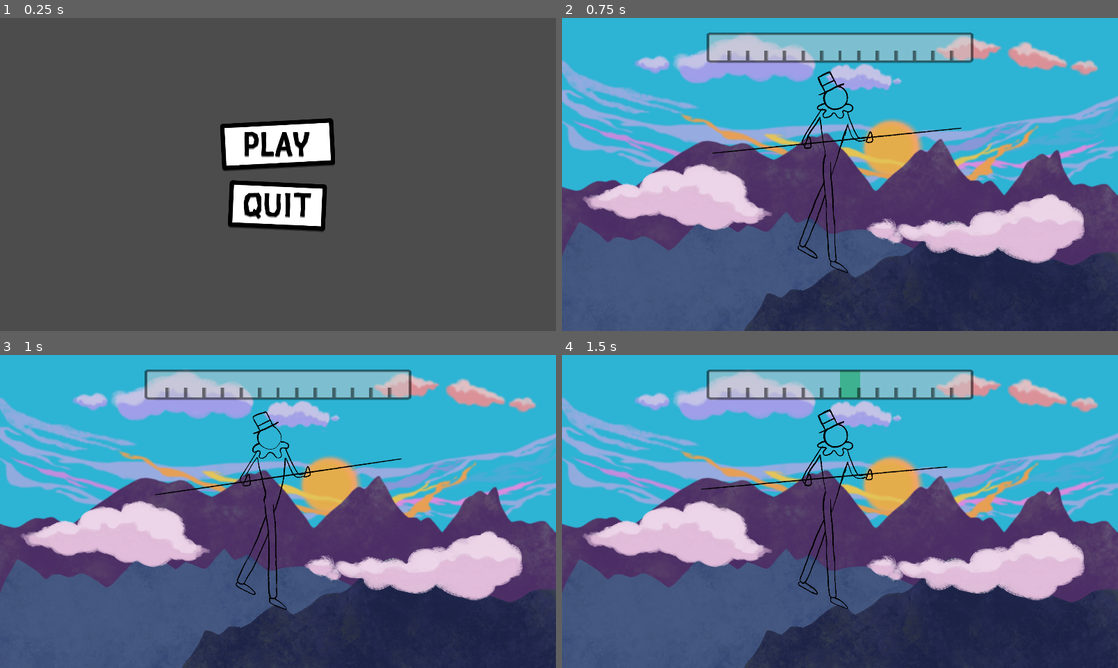
Above: before the commit, frames 1-4 (two rows, left to right).
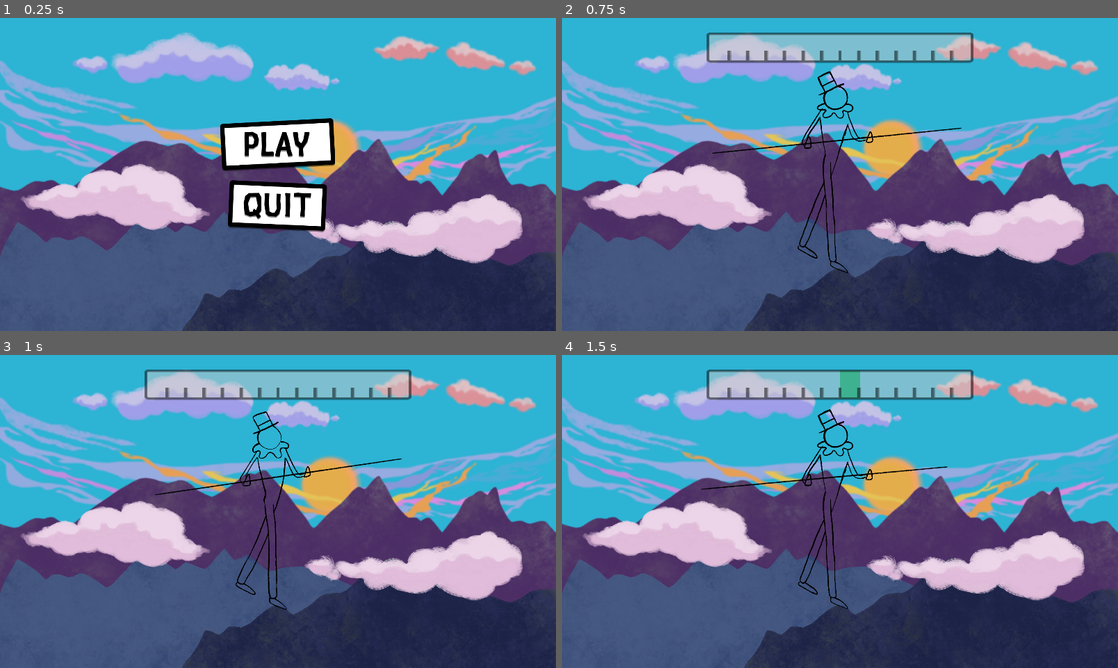
Above: after the commit, the same moments.

Repository: Merliin42/ludum-dare-49
Game: Godot game, scene res://Scenes/Menu.tscn
Same seed, same stepped clock (60 frames per second), same inputs: the game is played once before the commit and once after it. This scene is started directly instead of the project's main scene. The engine's default icon, where the game draws it, is replaced by a stand-in: a white triangle on a blue panel in a dark square.
Inputs (mouse positions are in pixels of both pictures, inside the frame that each line leads up to):
- Up to frame 1 (0.25 s): no input
- Up to frame 2 (0.75 s): click (840, 146) at 0.5 s
- Up to frame 3 (1 s): no input
- Up to frame 4 (1.5 s): hold Right (right) from 1.28 s (still down)

The runs differ from the first frame. In frame 1, 94% of the frame differs, in the area x 0-100%, y 0-100%; in frame 2, nothing differs; in frame 3, nothing differs; in frame 4, nothing differs.

Commit message:
changed button and adding background

Diff:
--- a/Scenes/Menu.tscn
+++ b/Scenes/Menu.tscn
@@ -1,10 +1,13 @@
-[gd_scene load_steps=6 format=2]
+[gd_scene load_steps=9 format=2]
 
 [ext_resource path="res://Scripts/Menu.gd" type="Script" id=1]
 [ext_resource path="res://Assets/Menu/play.png" type="Texture" id=2]
 [ext_resource path="res://Assets/Menu/quit_pressed.png" type="Texture" id=3]
 [ext_resource path="res://Assets/Menu/quit.png" type="Texture" id=4]
 [ext_resource path="res://Assets/Menu/play_pressed.png" type="Texture" id=5]
+[ext_resource path="res://Assets/Menu/quit_hover.png" type="Texture" id=6]
+[ext_resource path="res://Assets/Menu/play_hover.png" type="Texture" id=7]
+[ext_resource path="res://Assets/fond montagnes.png" type="Texture" id=8]
 
 [node name="Menu" type="Control"]
 anchor_right = 1.0
@@ -13,6 +16,11 @@
 __meta__ = {
 "_edit_use_anchors_": false
 }
+
+[node name="TextureRect" type="TextureRect" parent="."]
+anchor_right = 1.0
+anchor_bottom = 1.0
+texture = ExtResource( 8 )
 
 [node name="MarginContainer" type="MarginContainer" parent="."]
 anchor_right = 1.0
@@ -49,6 +57,7 @@
 size_flags_vertical = 4
 texture_normal = ExtResource( 2 )
 texture_pressed = ExtResource( 5 )
+texture_hover = ExtResource( 7 )
 
 [node name="Quit" type="TextureButton" parent="MarginContainer/VSplitContainer"]
 margin_top = 200.0
@@ -58,6 +67,7 @@
 size_flags_vertical = 4
 texture_normal = ExtResource( 4 )
 texture_pressed = ExtResource( 3 )
+texture_hover = ExtResource( 6 )
 
 [connection signal="pressed" from="MarginContainer/VSplitContainer/Start" to="." method="_on_Start_pressed"]
 [connection signal="pressed" from="MarginContainer/VSplitContainer/Quit" to="." method="_on_Quit_pressed"]
